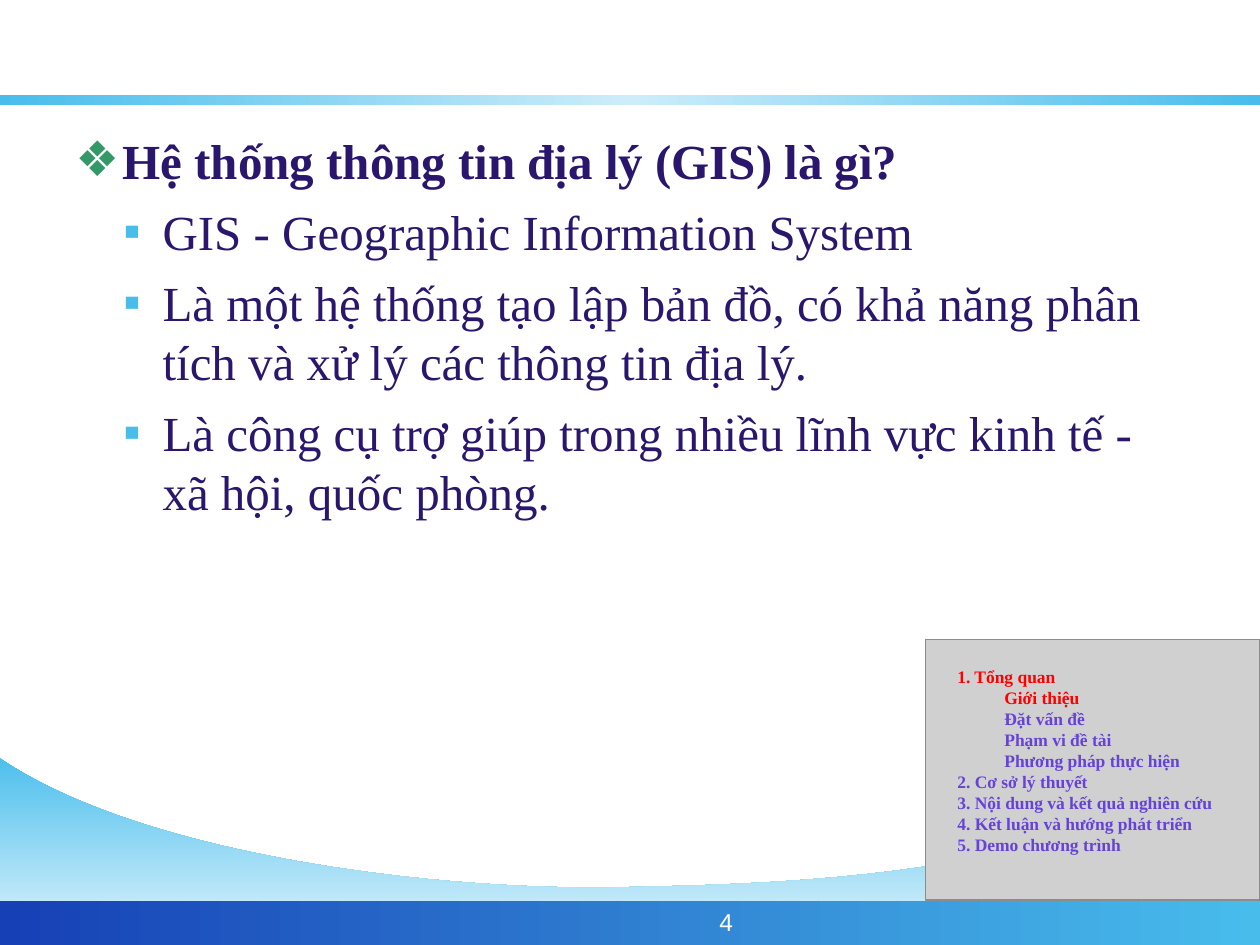
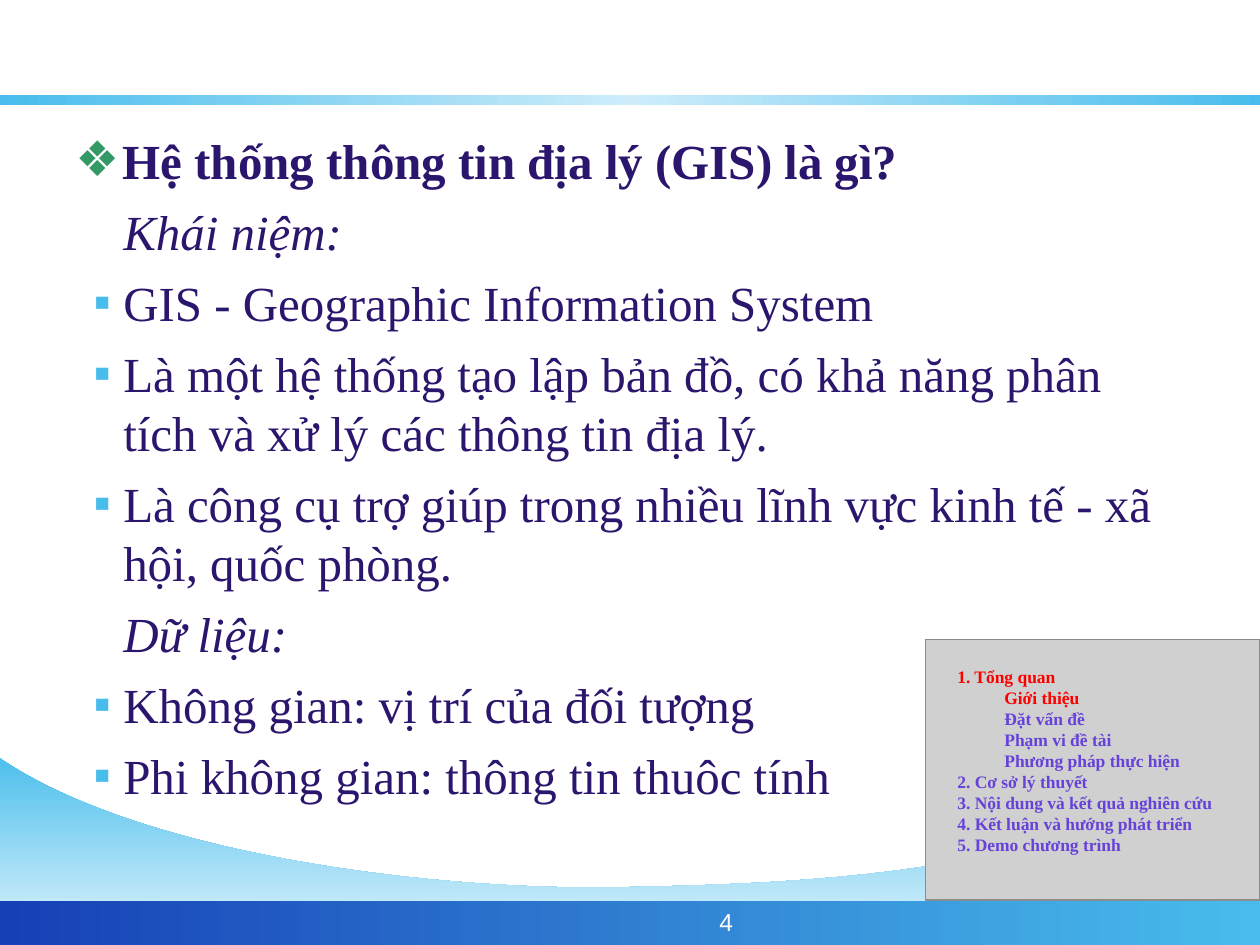
Before and after one commit to phamngsinh/cantho-webgis, a slide deck: slide 4 of Document/Bao Cao/BaoCaoLuanVan.ppt. Drawn at 1260x945 pixels with LibreOffice and Linux fonts; fonts in the diff are those of the drawing; grey boxes stand for pictures; background and template pictures are left out. Boxes give left, top, right and bottom in pixels: in the first picture for what was removed or moved away, otherwise in the second. Text is boxed around its words. In the diff, an @@ line names an element or a change of style, - is before the commit and + after.

```diff
--- a/Document/Bao Cao/BaoCaoLuanVan.ppt
+++ b/Document/Bao Cao/BaoCaoLuanVan.ppt
@@ text at [123, 216, 342, 258]: paragraph added @@
+  Khái niệm:
@@ text at [123, 286, 1151, 591]: indent changed @@
@@ text at [123, 618, 830, 804]: paragraphs added @@
+  Dữ liệu:
+  ▪ Không gian: vị trí của đối tượng
+  ▪ Phi không gian: thông tin thuôc tính
```
Also in this commit, not shown: 1 other slide changed.
